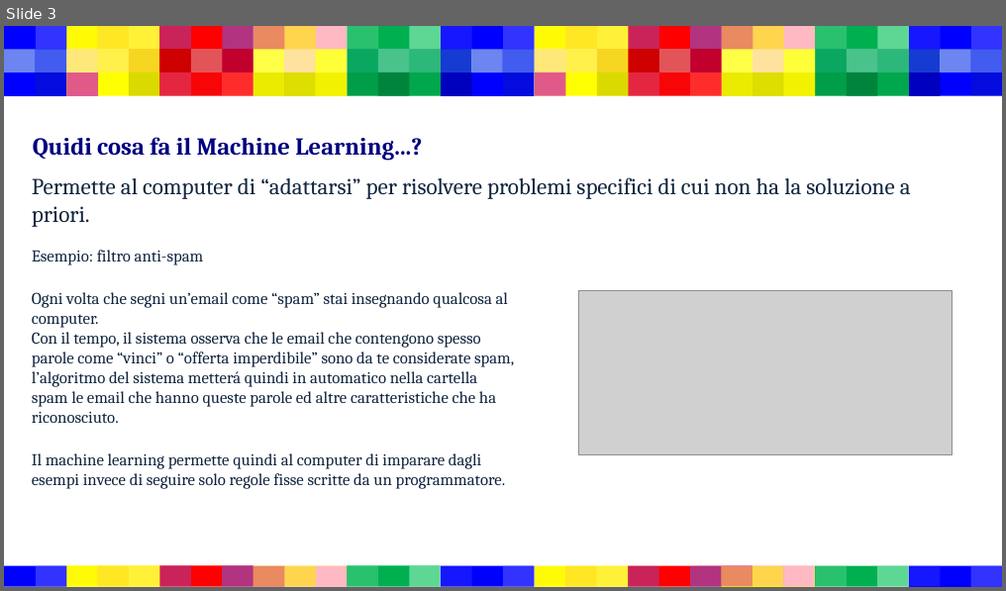
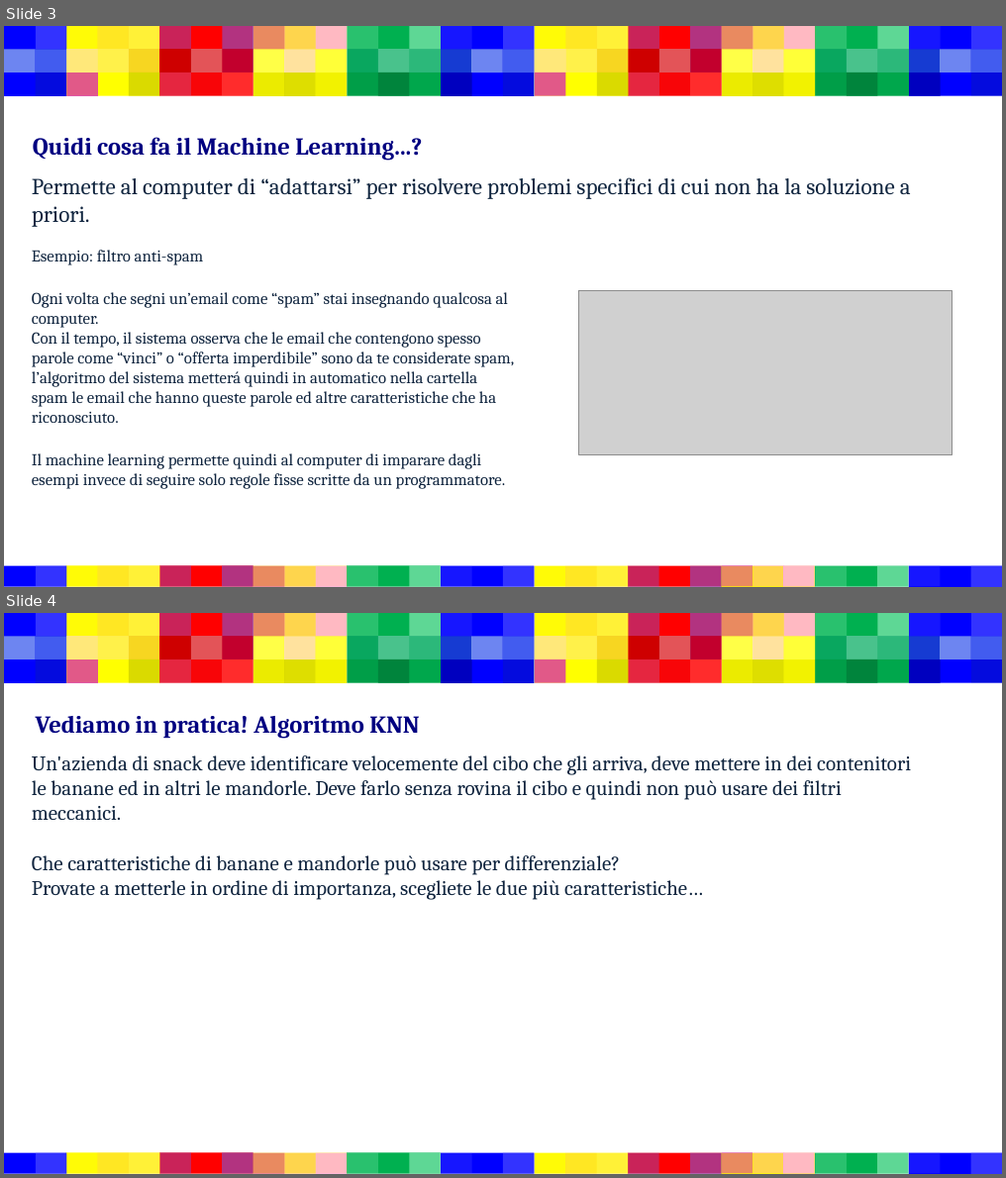
Before and after one commit to Biondi-Tommaso/knnVisualizer, a slide deck: Materiale_per_tutor/Presentazione.pptx. Shown one above the other, each under a label of ours: slide 3 before the commit, slides 3 and 4 after it. The pictures are 1006x591 and 1006x1178 pixels, drawn with LibreOffice and Linux fonts; fonts in the diff are those of the drawing; grey boxes stand for pictures. Boxes give left, top, right and bottom in pixels: in the first picture for what was removed or moved away, otherwise in the second. Text is boxed around its words. In the diff, an @@ line names an element or a change of style, - is before the commit and + after.

```diff
--- a/Materiale_per_tutor/Presentazione.pptx
+++ b/Materiale_per_tutor/Presentazione.pptx
@@ slide 4 added at <box>4,613,1002,1174</box>, background #FFFFFF; not listed: 131 template elements that a slide beside it also shows @@
@@ title added at <box>36,716,419,739</box>, 23.4 pt, text #000080, bold @@
+Vediamo in pratica! Algoritmo KNN
@@ text added at <box>32,756,911,900</box>, 20 pt, text #0F243E @@
+Un'azienda di snack deve identificare velocemente del cibo che gli arriva, deve mettere in dei contenitori le banane ed in altri le mandorle. Deve farlo senza rovina il cibo e quindi non può usare dei filtri meccanici.
+Che caratteristiche di banane e mandorle può usare per differenziale?
+Provate a metterle in ordine di importanza, scegliete le due più caratteristiche…
```
Also in this commit, not shown: 6 slides changed, 1 other slide added.
